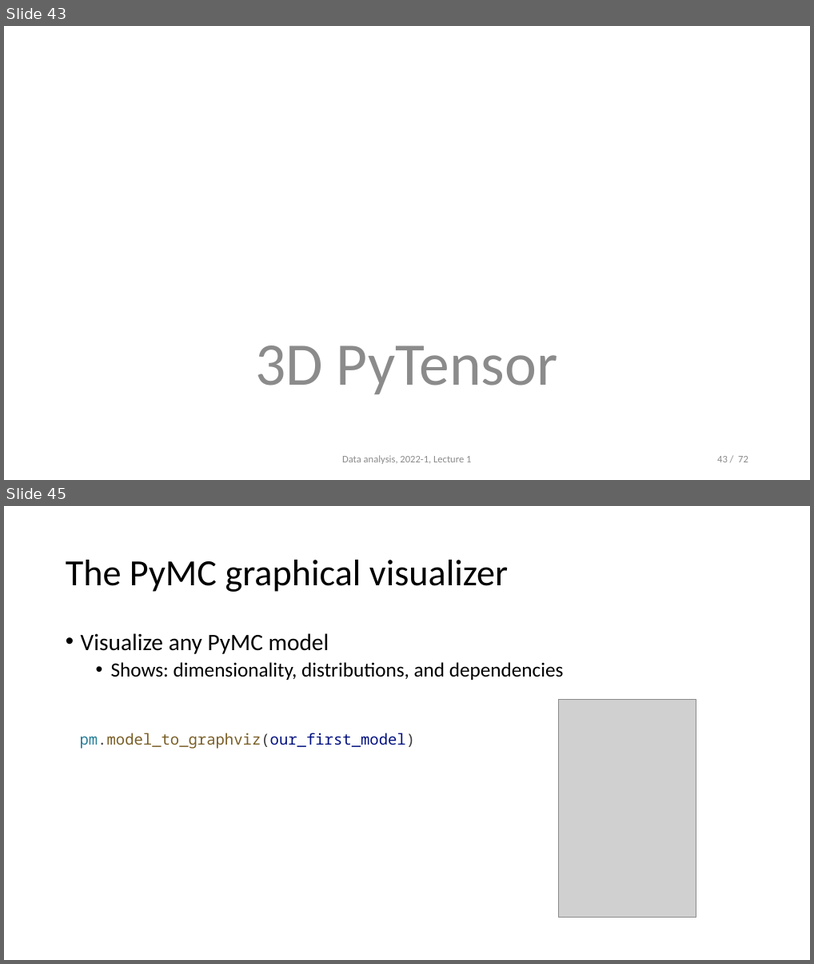
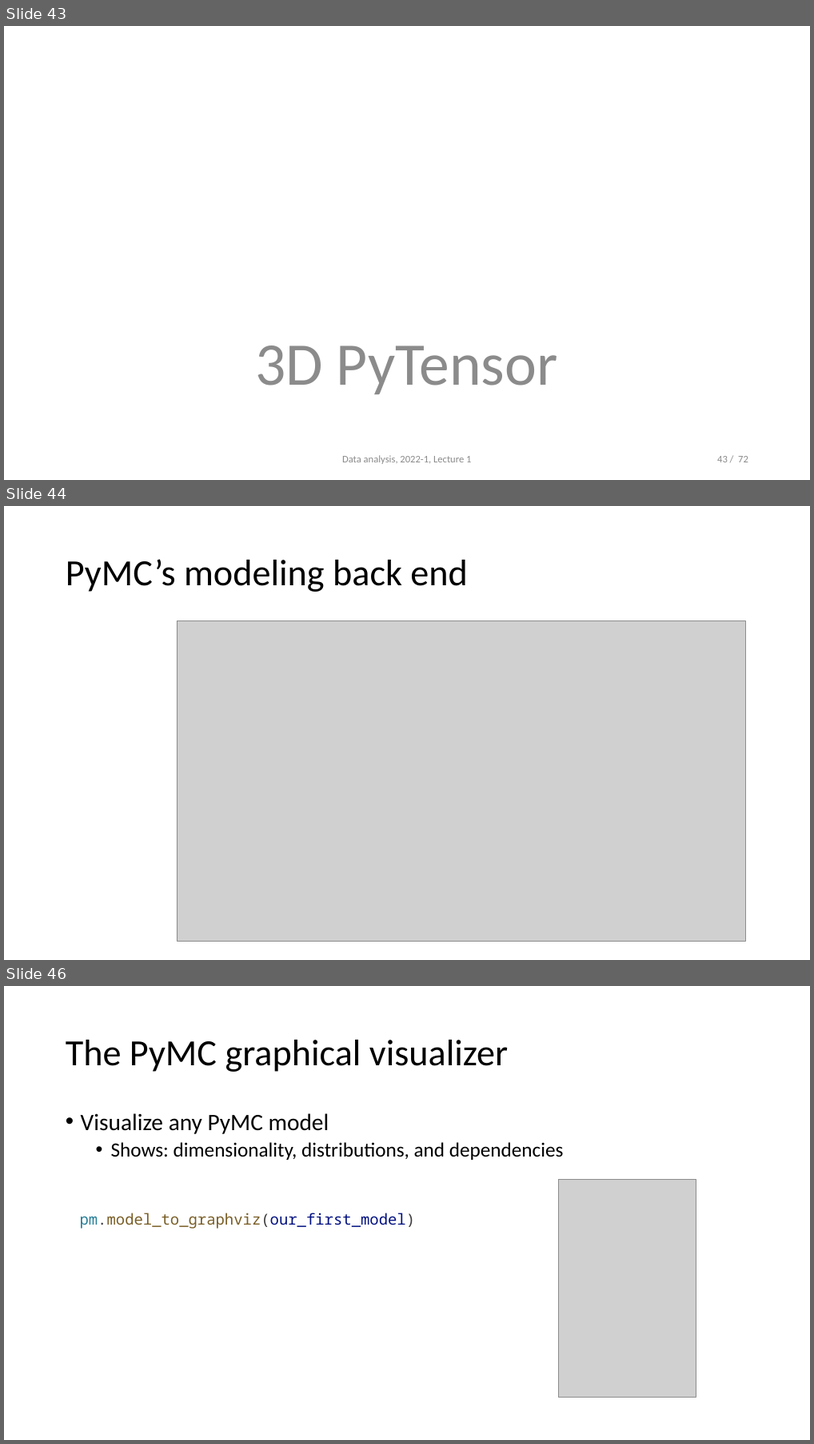
Before and after one commit to opherdonchin/StatisticalComputationAndAnalysis, a slide deck: Lectures/Lecture 3 PyMC and Sampling.pptx. Shown one above the other, each under a label of ours: slides 43 and 45 before the commit, slides 43, 44 and 46 after it; the slides between them are not shown. The pictures are 814x964 and 814x1444 pixels, drawn with LibreOffice and Linux fonts; fonts in the diff are those of the drawing; grey boxes stand for pictures. Boxes give left, top, right and bottom in pixels: in the first picture for what was removed or moved away, otherwise in the second. Text is boxed around its words. In the diff, an @@ line names an element or a change of style, - is before the commit and + after.

```diff
--- a/Lectures/Lecture 3 PyMC and Sampling.pptx
+++ b/Lectures/Lecture 3 PyMC and Sampling.pptx
@@ slide 44 added at (x1=4, y1=506, x2=810, y2=960), background #FFFFFF @@
@@ title added at (x1=66, y1=559, x2=467, y2=592), 44 pt, text #000000 @@
+PyMC’s modeling back end
@@ picture added at (x1=177, y1=621, x2=746, y2=941) @@
@@ what was slide 45 is now slide 46 @@
```
Also in this commit, not shown: 1 slide changed, 3 other slides added.
